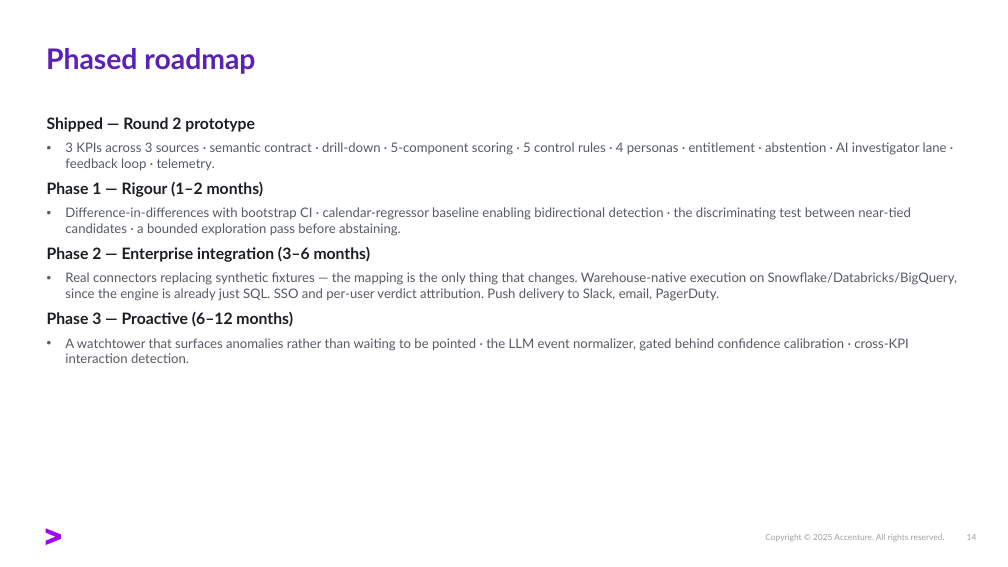
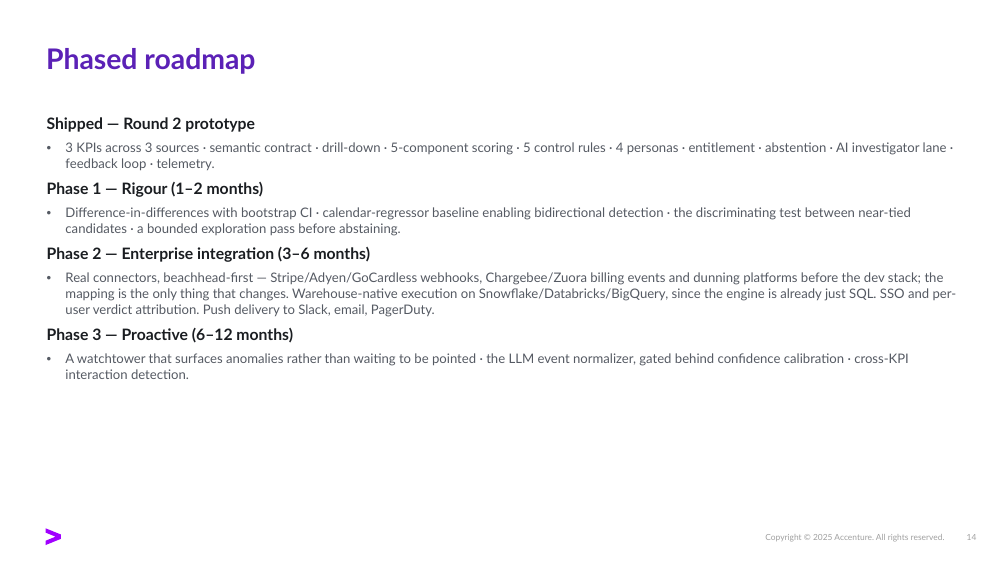
Before and after one commit to omega-sus67/LedgerLens, a slide deck: slide 14 of submission/LedgerLens_Business_Proposal.pptx. Drawn at 1008x567 pixels with LibreOffice and Linux fonts; fonts in the diff are those of the drawing. Boxes give left, top, right and bottom in pixels: in the first picture for what was removed or moved away, otherwise in the second. Text is boxed around its words. In the diff, an @@ line names an element or a change of style, - is before the commit and + after.

```diff
--- a/submission/LedgerLens_Business_Proposal.pptx
+++ b/submission/LedgerLens_Business_Proposal.pptx
@@ text at [65, 272, 957, 317]: text changed @@
-  • Real connectors replacing synthetic fixtures — the mapping is the only thing that changes. Warehouse-native execution on Snowflake/Databricks/BigQuery, since the engine is already just SQL. SSO and per-user verdict attribution. Push delivery to Slack, email, PagerDuty.
+  • Real connectors, beachhead-first — Stripe/Adyen/GoCardless webhooks, Chargebee/Zuora billing events and dunning platforms before the dev stack; the mapping is the only thing that changes. Warehouse-native execution on Snowflake/Databricks/BigQuery, since the engine is already just SQL. SSO and per-user verdict attribution. Push delivery to Slack, email, PagerDuty.
```
Also in this commit, not shown: 4 other slides changed, 5 other files.
